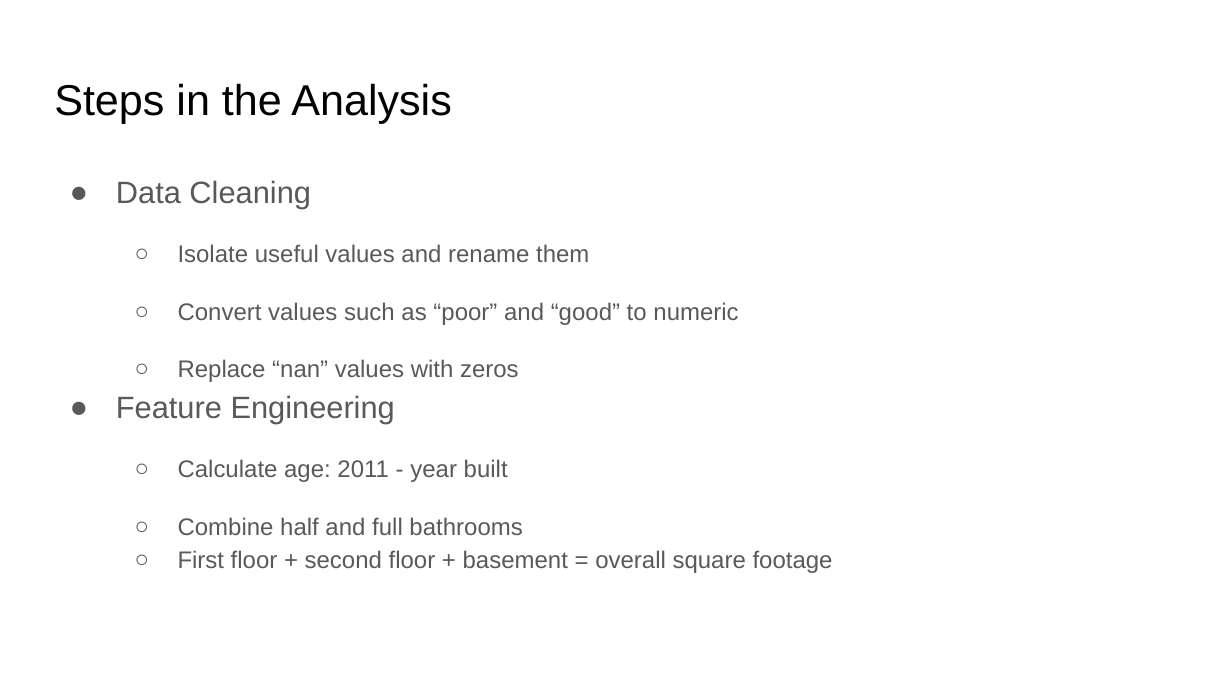
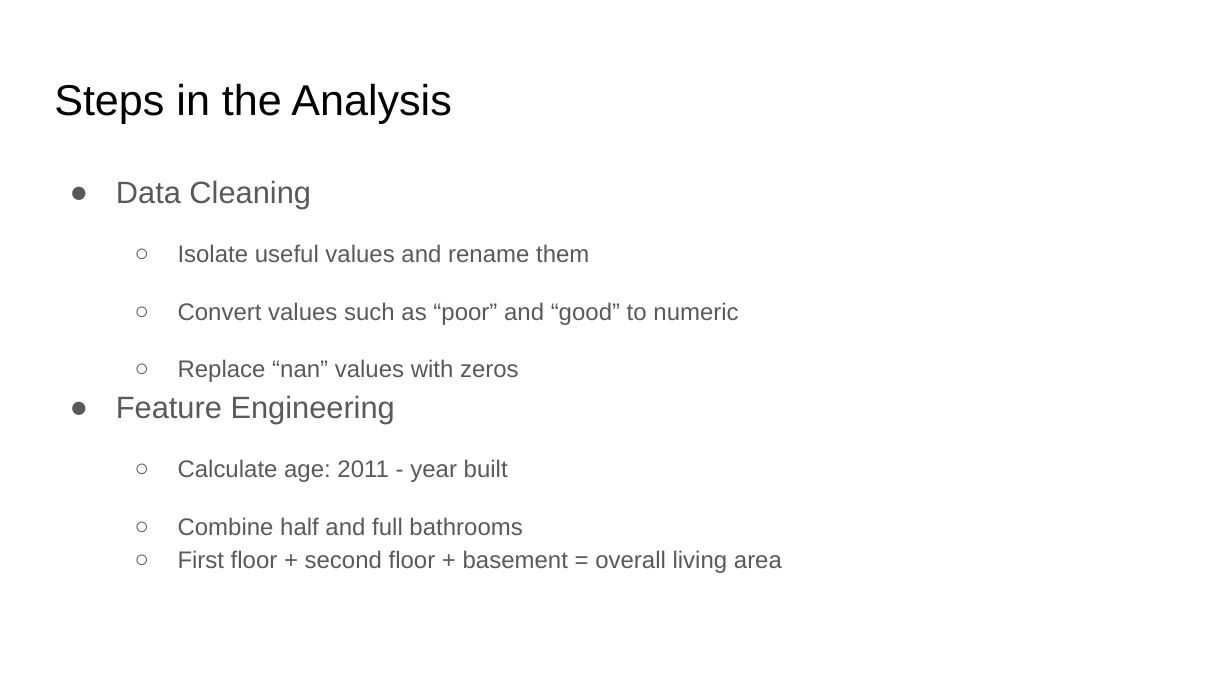
Before and after one commit to smaxwell953/Springboard_DSC_Career_Track, a slide deck: slide 6 of Capstone 2/Capstone Presentation.pptx (slide 5 before the commit). Drawn at 1232x693 pixels with LibreOffice and Linux fonts; fonts in the diff are those of the drawing. Boxes give left, top, right and bottom in pixels: in the first picture for what was removed or moved away, otherwise in the second. Text is boxed around its words. In the diff, an @@ line names an element or a change of style, - is before the commit and + after.

```diff
--- a/Capstone 2/Capstone Presentation.pptx
+++ b/Capstone 2/Capstone Presentation.pptx
@@ text at [178, 550, 782, 573]: text changed @@
-  ○ First floor + second floor + basement = overall square footage
+  ○ First floor + second floor + basement = overall living area
```
Also in this commit, not shown: 5 other slides changed, 3 slides added, 1 other file.
